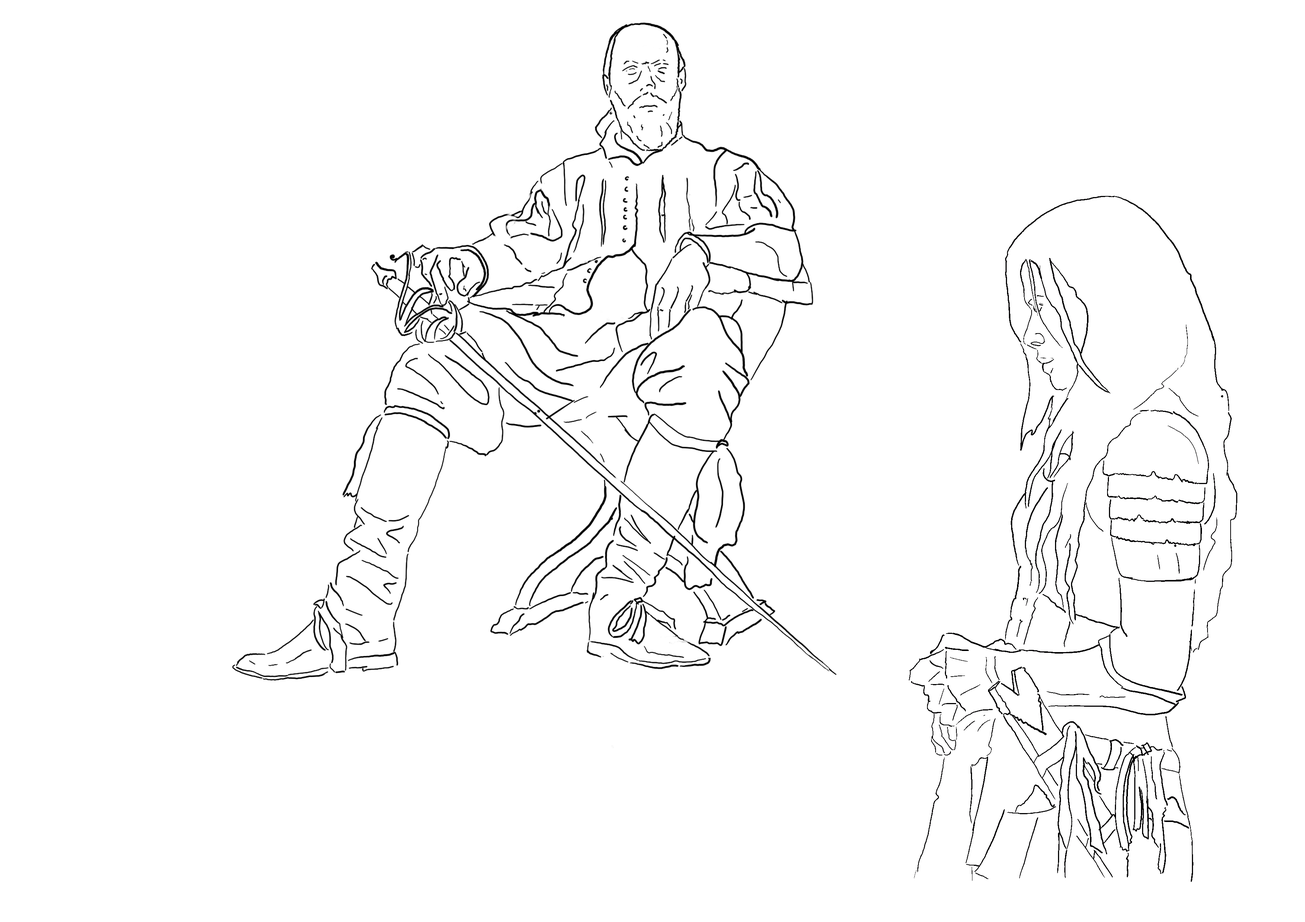
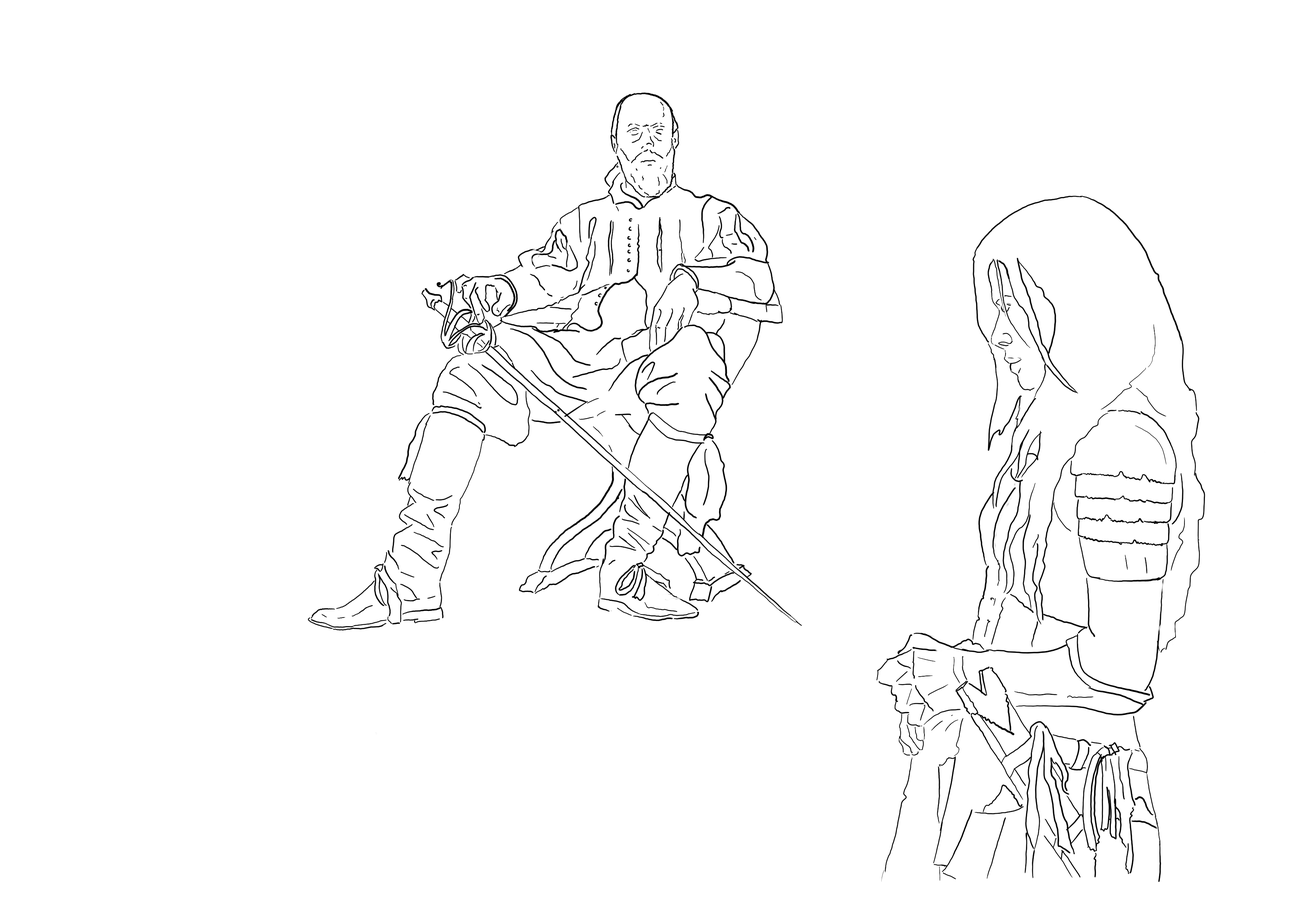
Comparing the layer stacks of the two 1305×922 images. Changes:
removed layer "left" over <box>232,22,1214,762</box>
removed layer "right" over <box>737,144,1265,883</box>
added layer "Layer9" above "Layer6" over <box>285,71,1119,738</box>
added layer "Layer6" above "Paint Layer 1" over <box>595,190,1265,883</box>
added layer "Paint Layer 1" over <box>232,22,1265,883</box>
